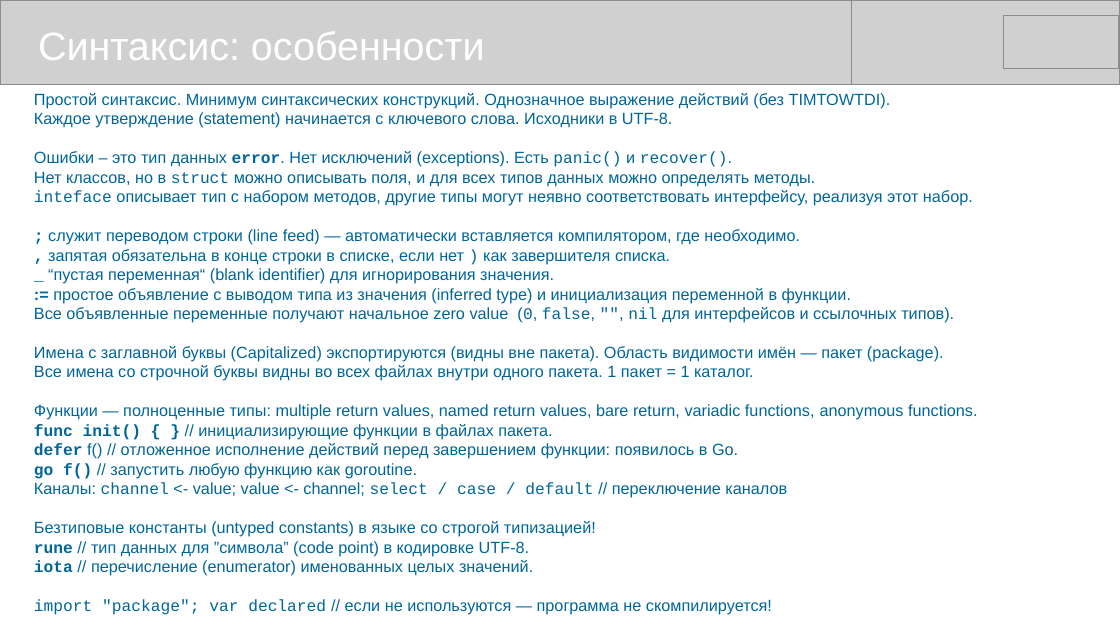
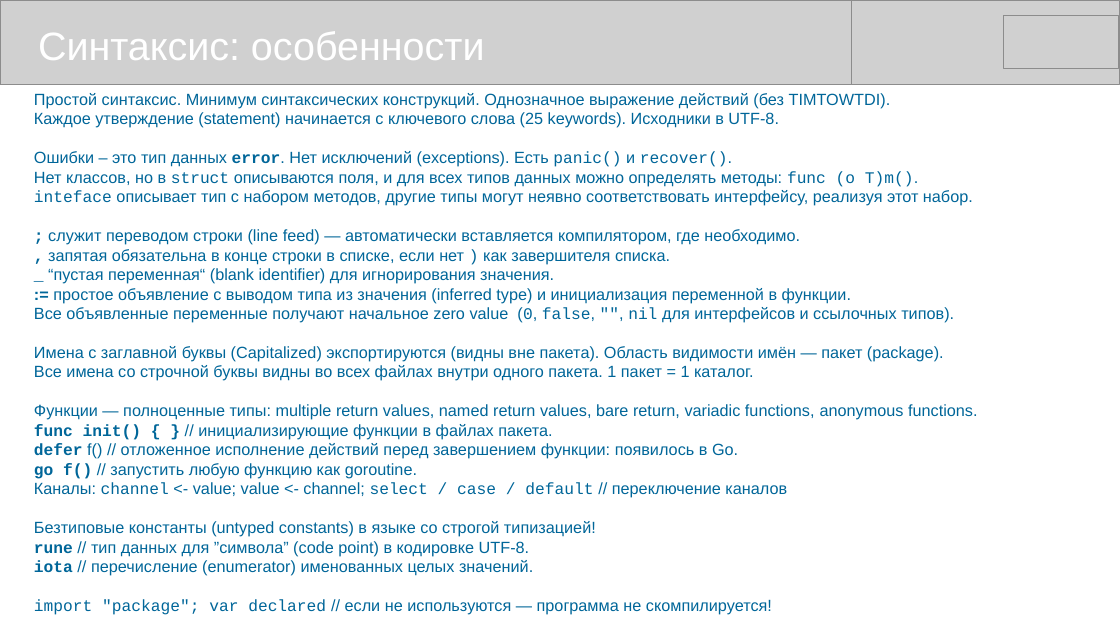
Before and after one commit to mike-shock/Go_language, a slide deck: slide 10 of Go_Preview.odp. Drawn at 1120x630 pixels with LibreOffice and Linux fonts; fonts in the diff are those of the drawing; grey boxes stand for pictures. Boxes give left, top, right and bottom in pixels: in the first picture for what was removed or moved away, otherwise in the second. Text is boxed around its words. In the diff, an @@ line names an element or a change of style, - is before the commit and + after.

```diff
--- a/Go_Preview.odp
+++ b/Go_Preview.odp
@@ text at box(34, 112, 779, 128): text changed @@
-Каждое утверждение (statement) начинается с ключевого слова. Исходники в UTF-8.
+Каждое утверждение (statement) начинается с ключевого слова (25 keywords). Исходники в UTF-8.
@@ text at box(34, 171, 918, 187): text changed @@
-Нет классов, но в struct можно описывать поля, и для всех типов данных можно определять методы.
+Нет классов, но в struct описываются поля, и для всех типов данных можно определять методы: func (o T)m().
```
Also in this commit, not shown: 10 other slides changed, 5 slides removed, 1 other file.
